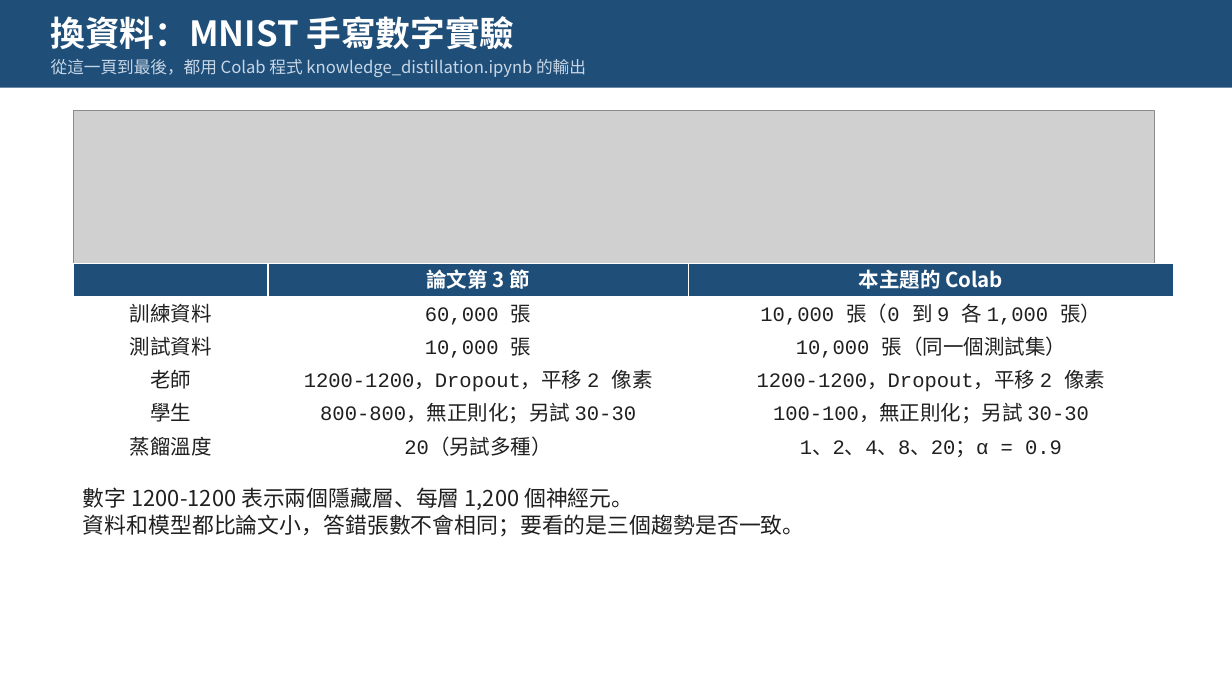
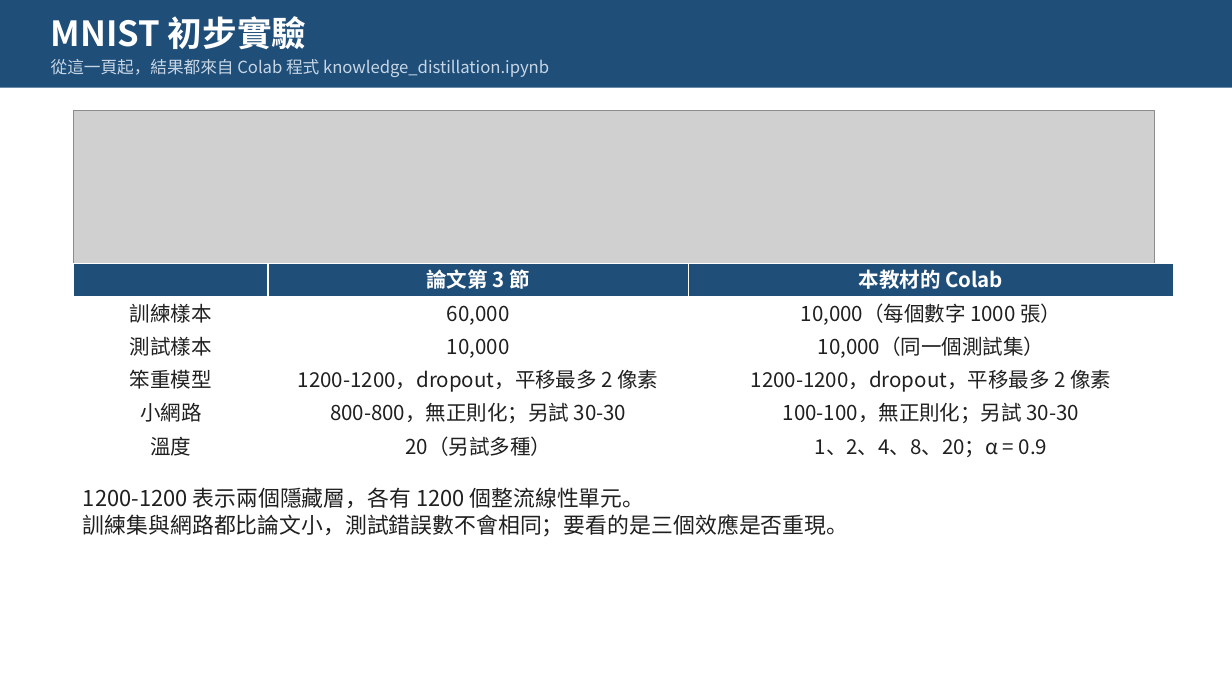
Before and after one commit to pychang-ai/115-1_DLMA, a slide deck: slide 14 of topics/knowledge-distillation/課外主題_知識蒸餾.pptx. Drawn at 1232x693 pixels with LibreOffice and Linux fonts; fonts in the diff are those of the drawing; grey boxes stand for pictures. Boxes give left, top, right and bottom in pixels: in the first picture for what was removed or moved away, otherwise in the second. Text is boxed around its words. In the diff, an @@ line names an element or a change of style, - is before the commit and + after.

```diff
--- a/topics/knowledge-distillation/課外主題_知識蒸餾.pptx
+++ b/topics/knowledge-distillation/課外主題_知識蒸餾.pptx
@@ text at (51,16,307,50): text changed @@
-換資料：MNIST 手寫數字實驗
+MNIST 初步實驗
@@ text at (51,59,549,77): text changed @@
-從這一頁到最後，都用 Colab 程式 knowledge_distillation.ipynb 的輸出
+從這一頁起，結果都來自 Colab 程式 knowledge_distillation.ipynb
@@ table at (74,263,1174,463) @@
-row 1, column 3: 本主題的 Colab
+row 1, column 3: 本教材的 Colab
-row 2: 訓練資料 | 60,000 張 | 10,000 張（0 到 9 各 1,000 張）
+row 2: 訓練樣本 | 60,000 | 10,000（每個數字 1000 張）
-row 3: 測試資料 | 10,000 張 | 10,000 張（同一個測試集）
+row 3: 測試樣本 | 10,000 | 10,000（同一個測試集）
-row 4: 老師 | 1200-1200，Dropout，平移 2 像素 | 1200-1200，Dropout，平移 2 像素
+row 4: 笨重模型 | 1200-1200，dropout，平移最多 2 像素 | 1200-1200，dropout，平移最多 2 像素
-row 5, column 1: 學生
+row 5, column 1: 小網路
-row 6, column 1: 蒸餾溫度
+row 6, column 1: 溫度
@@ font Courier New to Noto Sans CJK TC in "800-800，無正則化；另試 30-30", "100-100，無正則化；另試 30-30", "20（另試多種）", "1、2、4、8、20；α = 0.9" @@
@@ text at (83,487,848,537): text changed @@
-數字 1200-1200 表示兩個隱藏層、每層 1,200 個神經元。
-資料和模型都比論文小，答錯張數不會相同；要看的是三個趨勢是否一致。
+1200-1200 表示兩個隱藏層，各有 1200 個整流線性單元。
+訓練集與網路都比論文小，測試錯誤數不會相同；要看的是三個效應是否重現。
```
Also in this commit, not shown: 17 other slides changed, 1 other file.
